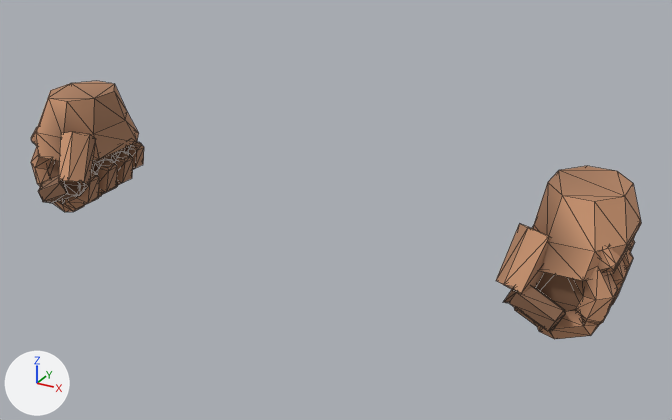
One commit to the glTF model assets/models/gear/g_bare.glb: the scene before it, then after it.
Before and after are seen from a 50 mm camera at (0.446, -0.746, 1.212) aimed at (0.038, -0.005, 0.842). Lighting does not change. The marker at lower left points along +X, +Y and +Z. The picture after the commit comes second. Mesh edges are drawn as thin lines. Where no turn or scale is listed for an object, it has been applied to the vertices. Vertices at exactly the same position are counted once.

The first picture shows 'ArmL_Hand', 'ArmR_Hand'.
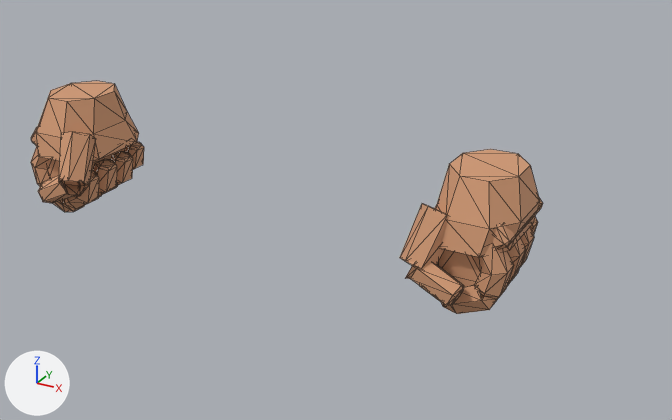
The newer file is also turned or shifted as a whole; pictures and numbers use the older file's frame.

Location of each change, [x1, y1, x2, y2] in pixels of the pictures (672 x 420 px; the box of a moved part takes in the faces that stretch with it):
'ArmL_Hand', recoloured, moved
    before: [496, 166, 641, 339]
    after: [400, 149, 543, 314]
'ArmR_Hand', recoloured
    both: [31, 81, 144, 206]
part 1 of me_arml_hand, moved or reshaped
    before: [496, 166, 641, 339]
    after: [400, 149, 543, 314]

Diff of the bpy script that builds the scene:
```diff
--- a/assets/models/gear/g_bare.glb.py
+++ b/assets/models/gear/g_bare.glb.py
@@ mat_g_skin @@
 n0 = _N.new('ShaderNodeBsdfPrincipled'); n0.name = 'Principled BSDF'
+n0.inputs[0].default_value = (0.644, 0.323, 0.175, 1.0)  # 'Base Color', beige #d29a74
 n0.inputs[2].default_value = 0.8  # 'Roughness'
 n1 = _N.new('ShaderNodeOutputMaterial'); n1.name = 'Material Output'
-n2 = _N.new('ShaderNodeMix'); n2.name = 'Mix'
-n2.data_type = 'RGBA'
-n2.blend_type = 'MULTIPLY'
-n2.inputs[0].default_value = 1.0  # 'Factor'
-n2.inputs[7].default_value = (0.644, 0.323, 0.175, 1.0)  # 'B', beige #d29a74
-n3 = _N.new('ShaderNodeVertexColor'); n3.name = 'Color Attribute'
 _L.new(n0.outputs[0], n1.inputs[0])  # 'BSDF' to 'Surface'
-_L.new(n2.outputs[2], n0.inputs[0])  # 'Result' to 'Base Color'
-_L.new(n3.outputs[0], n2.inputs[6])  # 'Color' to 'A'
@@ me_arml_hand @@
 # used by ob_arml_hand; location = (0.2656, 0.01, 1.1163)
-me_arml_hand.from_pydata(...)  # 368 vertices, 704 faces; spans x -0.0369..0.058, y -0.0958..0.0385, z -0.3245..-0.1979
+me_arml_hand.from_pydata(...)  # 368 vertices, 704 faces; spans x -0.1261..-0.0313, y -0.0958..0.0385, z -0.3245..-0.1979
+# me_arml_hand part 1: the whole mesh is moved by (-0.0892, 0.0, 0.0)
+# me_arml_hand part 2: vertex colours changed
 me_arml_hand.materials.append(mat_g_skin)
@@ me_armr_hand @@
 me_armr_hand.from_pydata(...)  # 368 vertices, 704 faces; spans x -0.058..0.0369, y -0.0958..0.0385, z -0.3245..-0.1979
 # used by ob_armr_hand; location = (-0.2656, 0.01, 1.1163)
+# me_armr_hand part 3: vertex colours changed
 me_armr_hand.materials.append(mat_g_skin)
```
